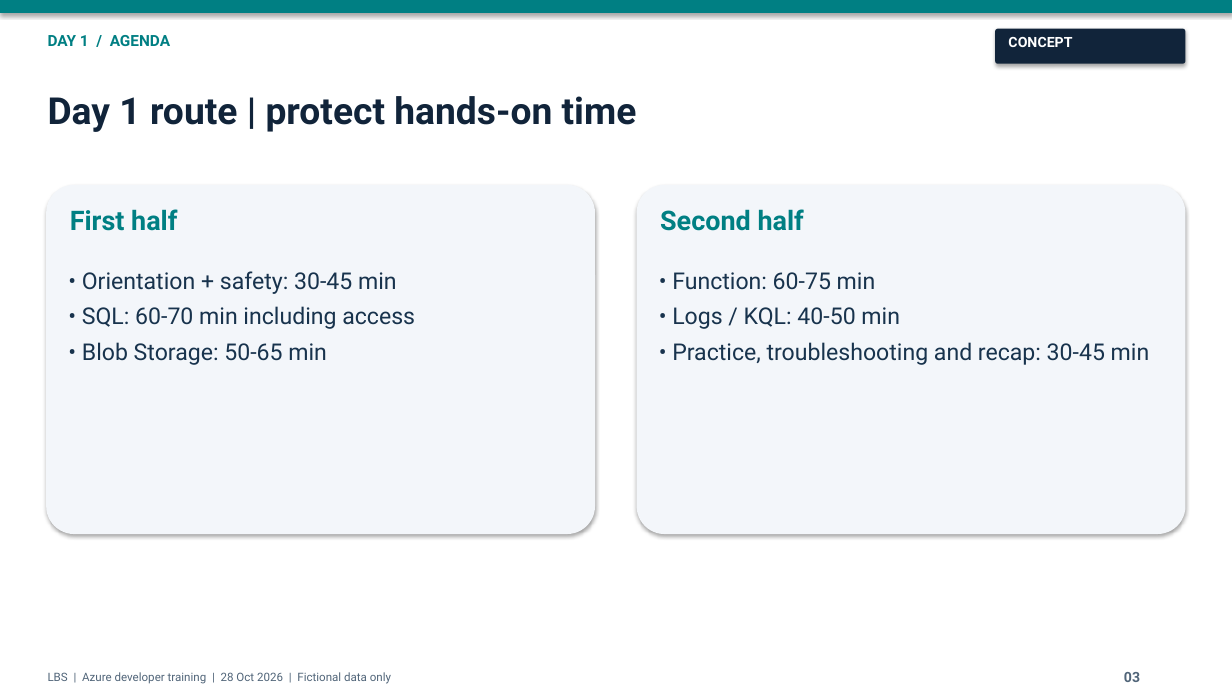
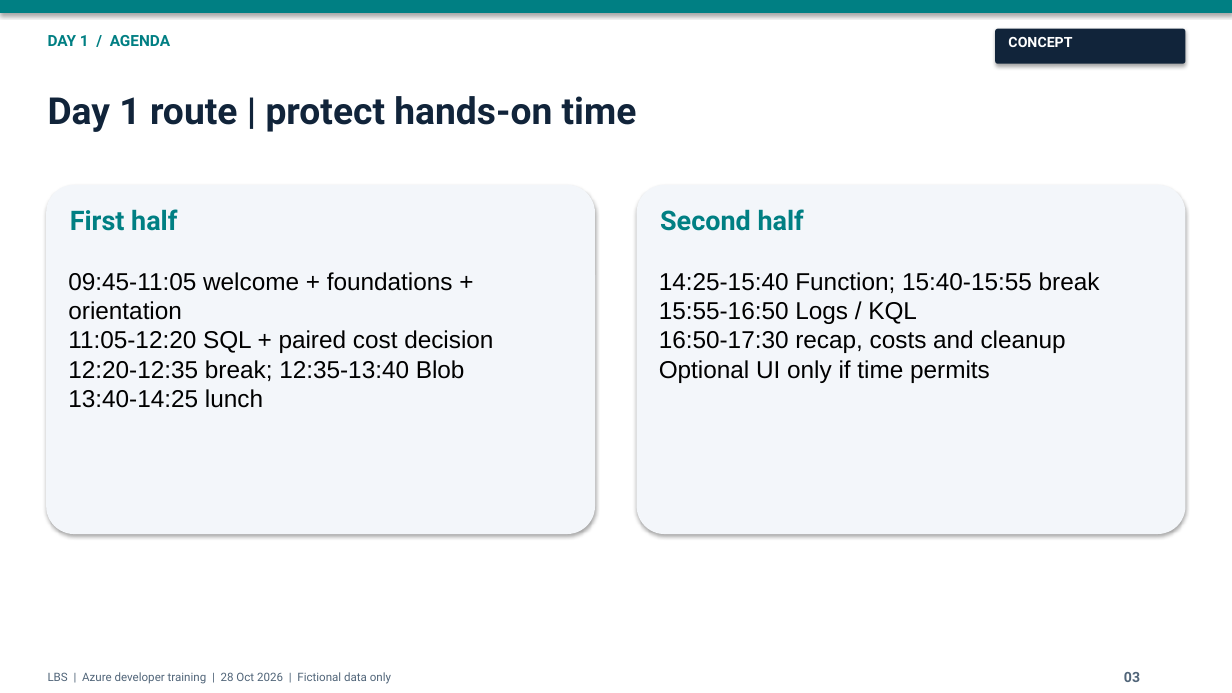
Before and after one commit to alpaBuddhabhatti/LBS_Training, a slide deck: slide 3 of V2/Day 1/LBS_Azure_Day_1_Attendee.pptx. Drawn at 1232x693 pixels with LibreOffice and Linux fonts; fonts in the diff are those of the drawing. Boxes give left, top, right and bottom in pixels: in the first picture for what was removed or moved away, otherwise in the second. Text is boxed around its words. In the diff, an @@ line names an element or a change of style, - is before the commit and + after.

```diff
--- a/V2/Day 1/LBS_Azure_Day_1_Attendee.pptx
+++ b/V2/Day 1/LBS_Azure_Day_1_Attendee.pptx
@@ text at bbox=[68, 272, 493, 408]: text changed; size 18 to 19 pt; font Roboto to Arial; text colour #18334D to #000000 @@
-• Orientation + safety: 30-45 min
-• SQL: 60-70 min including access
-• Blob Storage: 50-65 min
+09:45-11:05 welcome + foundations + orientation
+11:05-12:20 SQL + paired cost decision
+12:20-12:35 break; 12:35-13:40 Blob
+13:40-14:25 lunch
@@ text at bbox=[659, 272, 1100, 383]: text changed; size 18 to 19 pt; font Roboto to Arial; text colour #18334D to #000000 @@
-• Function: 60-75 min
-• Logs / KQL: 40-50 min
-• Practice, troubleshooting and recap: 30-45 min
+14:25-15:40 Function; 15:40-15:55 break
+15:55-16:50 Logs / KQL
+16:50-17:30 recap, costs and cleanup
+Optional UI only if time permits
```
Also in this commit, not shown: 28 other files.
